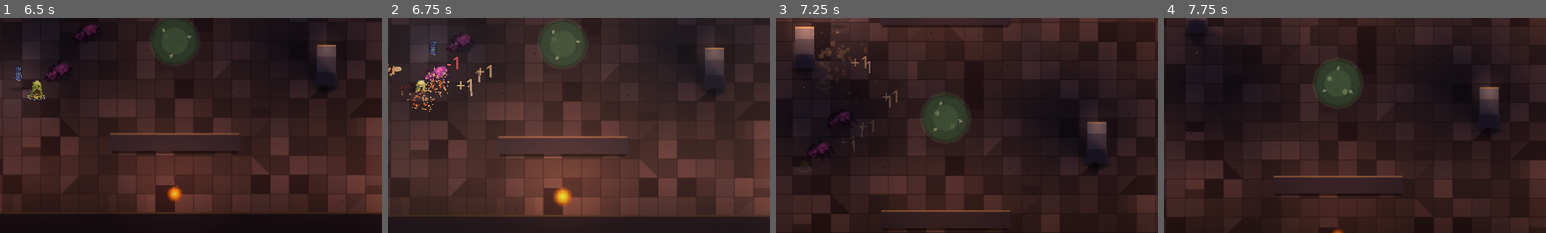
Above: before the commit, frames 1-4 (left to right).
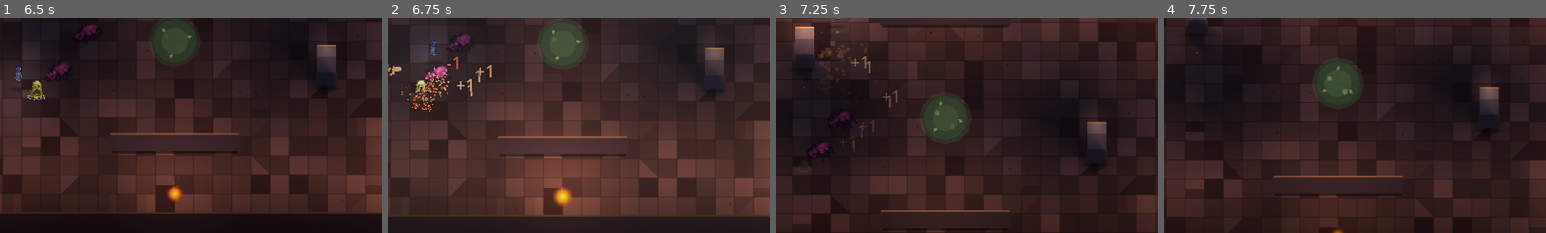
Above: after the commit, the same moments.

Repository: alitaghva1/ethera
Game: Godot game, scene res://scenes/main_menu.tscn
Same seed, same stepped clock (60 frames per second), same inputs: the game is played once before the commit and once after it.
Inputs (mouse positions are % of the whole screen's width and height, from its top left):
- Up to frame 1 (6.5 s): tap Enter at 0.5 s; move the mouse to (72, 45) at 0.52 s; press the mouse at (72, 45) at 0.53 s; hold D (move_right) 0.53-1.25 s; release the mouse at (72, 45) at 1.25 s; drag from (30, 55) to (15, 22) at 1.27 s; move the mouse to (60, 28) at 2.02 s; hold D (move_right) 2.03-2.75 s; tap Shift (dash_strike) at 2.1 s; drag from (45, 70) to (20, 35) at 2.77 s; move the mouse to (80, 65) at 3.52 s; hold A (move_left) 3.53-4.25 s; tap Q (shield) at 3.6 s; drag from (20, 35) to (56, 53) at 4.27 s; move the mouse to (55, 50) at 5.02 s; press the mouse at (55, 50) at 5.03 s; hold S (move_down) 5.03-5.75 s; release the mouse at (55, 50) at 5.75 s; drag from (35, 25) to (50, 35) at 5.77 s
- Up to frame 2 (6.75 s): move the mouse to (72, 45) at 6.52 s; hold W (move_up) from 6.53 s (still down); tap Shift (dash_strike) at 6.6 s
- Up to frame 3 (7.25 s): keep holding W (move_up)
- Up to frame 4 (7.75 s): release W (move_up) at 7.25 s; drag from (30, 55) to (16, 36) at 7.27 s
The pictures show only the part of the screen within x 27-77%, y 40-90%; the shares and areas given below are measured in that part.

Frame 1 is identical in both runs. In frame 2, 0.2% of the frame differs, in the area x 6-16%, y 25-43%; in frame 3, less than 0.1%; in frame 4, nothing differs.

Commit message:
feat(godot iter-141): kill-burst polish — controlled chunkiness on enemy death
Pre-iter-141 every enemy death routed identically:
  enemy._die() → Events.enemy_died.emit(pos)
  fx._on_enemy_died(pos) → _shake(6.0, 0.12) + _spawn(DEATH_BURST_SCENE)
A 1-HP slime and a boss popped with the same 16-particle red-ember
spray and the same shake. In a 4-enemy clear that's uniform mush —
the player can't tell what they just killed without looking.

Iter-141 adds `FX.spawn_enemy_kill_burst(pos, scale_factor, is_heavy)`
called directly from enemy._die() with the enemy's sprite_scale and
a heavy-kill flag (`is_boss or max_hp >= 8`):

  • scale_factor clamped to 0.85..1.4 — trash mobs pop a hair smaller
    than baseline; bosses pop noticeably larger; max-scale bosses
    don't eat the screen.
  • Heavy kills get +50% shake (9.0/0.16 vs 6.0/0.12) and 3 white
    HDR sparks (Color(1.4, 1.35, 1.05, 1.0)) within an 8 px radius
    at the burst origin — a momentary white "ka-POP" core that lands
    BEFORE the falling red embers. That white-flash beat is what
    makes elite/boss deaths read fundamentally different from a
    chip kill in genre peers (Hades especially).
  • Baseline burst tune: amount 16 → 20, scale 2-3 → 2.2-3.4,
    velocity_max 160 → 180. Even normal kills feel a hair chunkier;
    compounds with the per-spawn scale factor.

Signal-architecture choice: the existing Events.enemy_died has 4
subscribers (audio, fx, hero relic logic, screen_flash). Three of
them don't care about sprite_scale. Rather than widen the signal
arity and force all subscribers to update, enemy.gd now ALSO makes a
direct FX.spawn_enemy_kill_burst call after the emit. fx._on_enemy_died
becomes a stub (kept so the connect still binds) — its visual work
moved to the new method.

Co-Authored-By: Claude Opus 4.7 (1M context) <noreply@anthropic.com>

Diff:
--- a/slime-depths-godot/scenes/fx/death_burst.tscn
+++ b/slime-depths-godot/scenes/fx/death_burst.tscn
@@ -15,8 +15,15 @@
 ; Larger amount + gravity for the falling-ember beat. Higher speed
 ; range so the burst has visual texture (some particles fast, some
 ; slow). No damping — gravity does the deceleration work.
+;
+; iter-141 — slightly chunkier baseline: amount 16 → 20, scale 2-3 →
+; 2.2-3.4, initial_velocity_max 160 → 180. Compounds with the per-
+; spawn scale factor from FX.spawn_enemy_kill_burst (clamped 0.85–1.4)
+; so a normal trash mob pops a hair more substantial than before AND
+; a boss pops noticeably bigger than that. Lifetime stays 0.6s — the
+; bursts shouldn't linger in a wave-clear room.
 [node name="CPUParticles2D" type="CPUParticles2D" parent="."]
-amount = 16
+amount = 20
 lifetime = 0.6
 one_shot = true
 emitting = true
@@ -24,7 +31,7 @@
 spread = 180.0
 gravity = Vector2(0, 200)
 initial_velocity_min = 60.0
-initial_velocity_max = 160.0
-scale_amount_min = 2.0
-scale_amount_max = 3.0
+initial_velocity_max = 180.0
+scale_amount_min = 2.2
+scale_amount_max = 3.4
 color_ramp = SubResource("death_grad")
--- a/slime-depths-godot/scripts/enemy.gd
+++ b/slime-depths-godot/scripts/enemy.gd
@@ -1900,6 +1900,20 @@
 				_hero.take_damage(ELITE_EMBER_DAMAGE, global_position)
 	died_at.emit(global_position)
 	Events.enemy_died.emit(global_position)
+	# iter-141 — direct call into FX with size + heavy info. The
+	# generic enemy_died signal can't carry these (it has 4 subscribers,
+	# three of which are gameplay logic that don't care about
+	# sprite_scale), so VFX gets its own explicit call. Heavy = boss or
+	# any enemy with max_hp ≥ 8 (covers elites + chunkier mobs). The
+	# burst's chunkiness scales with sprite_scale so a 1-HP slime pops
+	# modest while a boss pops big — consistent grammar instead of a
+	# 16-particle uniform blip on every death.
+	var s_factor: float = 1.0
+	var is_heavy_kill: bool = false
+	if enemy_type != null:
+		s_factor = enemy_type.sprite_scale
+		is_heavy_kill = enemy_type.is_boss or enemy_type.max_hp >= 8
+	FX.spawn_enemy_kill_burst(global_position, s_factor, is_heavy_kill)
 
 # ── Behavior: glyph_warden ────────────────────────────────────────────
 # Iter 72 — conjurer / trap-layer. Kites the hero at WARDEN_KEEP_DIST
--- a/slime-depths-godot/scripts/fx.gd
+++ b/slime-depths-godot/scripts/fx.gd
@@ -166,8 +166,59 @@
 	_spawn(HIT_SPARK_SCENE, world_pos)
 
 func _on_enemy_died(world_pos: Vector2) -> void:
-	_shake(6.0, 0.12)
-	_spawn(DEATH_BURST_SCENE, world_pos)
+	# iter-141: the burst spawn + shake moved to spawn_enemy_kill_burst,
+	# which enemy.gd calls directly with size + heavy-kill info. Without
+	# that data the burst was uniform — a 1-HP slime popped identically
+	# to a boss. Keeping this stub so the existing `Events.enemy_died`
+	# connection still binds (other autoloads / future audio polish may
+	# care about the position alone), but the visual work happens in the
+	# new path.
+	pass
+
+# iter-141 — Hades/Isaac-tier kill burst. enemy.gd calls this directly
+# at death-emit time with the enemy's sprite_scale and an is_heavy flag
+# (boss or max_hp >= 8). The burst's visual chunkiness scales with the
+# enemy's size, so trash mobs pop modest while bosses pop big — the
+# combat scene has consistent grammar instead of a 16-particle uniform
+# blip regardless of what just died.
+#
+# scale_factor    enemy_type.sprite_scale (clamped 0.85..1.4 — bounded
+#                 so a max-scale boss doesn't dominate the screen and a
+#                 min-scale enemy still reads chunky)
+# is_heavy        if true: shake amp/time goes 6.0/0.12 → 9.0/0.16, plus
+#                 3 white "flash core" sparks land at small radius
+#                 BEFORE the falling red embers — that white-flash beat
+#                 is what makes boss/elite kills FEEL fundamentally
+#                 different from a chip kill in Hades / Isaac
+func spawn_enemy_kill_burst(world_pos: Vector2, scale_factor: float, is_heavy: bool) -> void:
+	var clamped: float = clampf(scale_factor, 0.85, 1.4)
+	# Spawn the burst scene; we need to set scale on the instance, so we
+	# inline the spawn (vs _spawn helper that just spawns + positions).
+	var scene := get_tree().current_scene
+	if scene != null:
+		var burst: Node2D = DEATH_BURST_SCENE.instantiate() as Node2D
+		if burst != null:
+			burst.global_position = world_pos
+			burst.scale = Vector2(clamped, clamped)
+			scene.add_child(burst)
+	# Heavy kills: white flash-core layer + heavier shake. The 3 sparks
+	# land within an 8 px radius so they read as a single bright pulse,
+	# not as a second ring (the iter-138 crit splash IS a ring; we don't
+	# want death bursts to mimic crit splashes — they live in different
+	# beats).
+	if is_heavy:
+		_shake(9.0, 0.16)
+		if scene != null:
+			for i in range(3):
+				var ang: float = randf() * TAU
+				var r: float = randf() * 8.0
+				var s: Node2D = HIT_SPARK_SCENE.instantiate() as Node2D
+				if s != null:
+					s.global_position = world_pos + Vector2(cos(ang), sin(ang)) * r
+					s.modulate = Color(1.4, 1.35, 1.05, 1.0)  # HDR white core
+					scene.add_child(s)
+	else:
+		_shake(6.0, 0.12)
 
 func _on_pickup_claimed(world_pos: Vector2, _name: String) -> void:
 	# Reuse hit-spark gold for now — a dedicated pickup burst can land
--- /dev/null
+++ b/slime-depths-godot/tests/test_iter141.gd
@@ -0,0 +1,130 @@
+extends SceneTree
+
+# Iter 141 — Kill-burst polish: controlled chunkiness on enemy death.
+#
+# Pre-iter-141 every enemy death routed through:
+#   enemy._die() → Events.enemy_died.emit(pos)
+#   fx._on_enemy_died(pos) → shake(6.0, 0.12) + spawn(DEATH_BURST_SCENE)
+# That fired identical visuals for every enemy — a 1-HP slime and a
+# boss popped with the same 16-particle red-ember spray and the same
+# camera shake. In a 4-enemy room clear that's a uniform blur of
+# generic puffs.
+#
+# Hades / Isaac scale kill bursts by enemy size + significance: trash
+# pops are restrained, elite/boss kills get a white flash core + more
+# screen-shake + a larger burst. The visual grammar tells the player
+# "that mattered" without text.
+#
+# Iter-141 architecture:
+#
+#   • New FX.spawn_enemy_kill_burst(pos, scale_factor, is_heavy) method
+#     - clamps scale_factor to 0.85..1.4 (so a max-scale boss can't
+#       eat the screen and a min-scale slime still reads chunky)
+#     - spawns DEATH_BURST_SCENE, sets the instance scale to clamped
+#     - is_heavy = true: 9.0/0.16 shake + 3 white "flash core" sparks
+#       in an 8 px radius at the burst origin (HDR-white modulate so
+#       it pulses on bright floors). Reads as "ka-POP" instead of
+#       "puff."
+#     - is_heavy = false: 6.0/0.12 shake (existing baseline) + just
+#       the size-scaled burst
+#
+#   • enemy.gd._die() calls FX.spawn_enemy_kill_burst directly with
+#     enemy_type.sprite_scale + (is_boss or max_hp >= 8). Bypasses the
+#     Events.enemy_died signal so the existing 4 subscribers don't need
+#     widened arity (3 of them are gameplay logic that doesn't care
+#     about sprite_scale anyway).
+#
+#   • fx._on_enemy_died becomes a stub — the VFX work moved to
+#     spawn_enemy_kill_burst. Kept as a no-op so the existing connect
+#     still binds.
+#
+#   • Baseline burst tuning: amount 16 → 20, scale 2-3 → 2.2-3.4,
+#     velocity_max 160 → 180. A hair chunkier even on normal kills;
+#     compounds with the per-spawn scale factor.
+func _initialize() -> void:
+	var ok := true
+
+	var fx_gd     := FileAccess.get_file_as_string("res://scripts/fx.gd")
+	var enemy_gd  := FileAccess.get_file_as_string("res://scripts/enemy.gd")
+	var burst_tscn := FileAccess.get_file_as_string("res://scenes/fx/death_burst.tscn")
+
+	# ═══ FX.spawn_enemy_kill_burst exists with the right shape ═══
+	if "func spawn_enemy_kill_burst(world_pos: Vector2, scale_factor: float, is_heavy: bool)" not in fx_gd:
+		push_error("FAIL: fx.gd missing spawn_enemy_kill_burst(world_pos, scale_factor, is_heavy)")
+		ok = false
+	# Clamp range present
+	if "clampf(scale_factor, 0.85, 1.4)" not in fx_gd:
+		push_error("FAIL: spawn_enemy_kill_burst should clamp scale_factor to 0.85..1.4")
+		ok = false
+	# Heavy-kill branch shakes harder
+	if "_shake(9.0, 0.16)" not in fx_gd:
+		push_error("FAIL: heavy kill should shake 9.0/0.16 (was 6.0/0.12 uniform)")
+		ok = false
+	# Heavy-kill branch spawns 3 white-core sparks
+	if "for i in range(3):" not in fx_gd:
+		push_error("FAIL: heavy kill should spawn 3 white-core sparks")
+		ok = false
+	if "Color(1.4, 1.35, 1.05, 1.0)" not in fx_gd:
+		push_error("FAIL: white-core sparks should use HDR white Color(1.4, 1.35, 1.05, 1.0)")
+		ok = false
+	# Normal-kill branch keeps the legacy shake
+	if "_shake(6.0, 0.12)" not in fx_gd:
+		push_error("FAIL: normal kill should still shake 6.0/0.12 baseline")
+		ok = false
+
+	# ═══ _on_enemy_died no longer spawns the burst (moved to direct call) ═══
+	# The function still exists (existing connect) but is now a stub.
+	# Look for an explicit `pass` after a comment block; we don't want
+	# the old `_spawn(DEATH_BURST_SCENE, world_pos)` line in this handler.
+	# Note: spawn_enemy_kill_burst DOES contain DEATH_BURST_SCENE — so we
+	# specifically check the _on_enemy_died function body, not the file.
+	var died_func_idx: int = fx_gd.find("func _on_enemy_died(world_pos: Vector2)")
+	if died_func_idx < 0:
+		push_error("FAIL: _on_enemy_died handler should still exist (kept for the connect)")
+		ok = false
+	else:
+		# Read until the next `func ` declaration to bound the body
+		var next_func_idx: int = fx_gd.find("\nfunc ", died_func_idx + 1)
+		if next_func_idx < 0:
+			next_func_idx = fx_gd.length()
+		var body: String = fx_gd.substr(died_func_idx, next_func_idx - died_func_idx)
+		if "_spawn(DEATH_BURST_SCENE" in body:
+			push_error("FAIL: _on_enemy_died still spawns DEATH_BURST_SCENE — should have moved to spawn_enemy_kill_burst")
+			ok = false
+		if "_shake(6.0, 0.12)" in body:
+			push_error("FAIL: _on_enemy_died still shakes 6.0/0.12 — should have moved to spawn_enemy_kill_burst")
+			ok = false
+
+	# ═══ enemy.gd._die calls FX.spawn_enemy_kill_burst ═══
+	if "FX.spawn_enemy_kill_burst(global_position, s_factor, is_heavy_kill)" not in enemy_gd:
+		push_error("FAIL: enemy._die should call FX.spawn_enemy_kill_burst with (pos, s_factor, is_heavy_kill)")
+		ok = false
+	# Heavy gate logic present
+	if "enemy_type.is_boss or enemy_type.max_hp >= 8" not in enemy_gd:
+		push_error("FAIL: is_heavy_kill should be (is_boss or max_hp >= 8)")
+		ok = false
+
+	# ═══ death_burst.tscn baseline tune ═══
+	if "amount = 20" not in burst_tscn:
+		push_error("FAIL: death_burst amount should be 20 (was 16)")
+		ok = false
+	if "scale_amount_min = 2.2" not in burst_tscn:
+		push_error("FAIL: death_burst scale_amount_min should be 2.2 (was 2.0)")
+		ok = false
+	if "scale_amount_max = 3.4" not in burst_tscn:
+		push_error("FAIL: death_burst scale_amount_max should be 3.4 (was 3.0)")
+		ok = false
+	if "initial_velocity_max = 180.0" not in burst_tscn:
+		push_error("FAIL: death_burst initial_velocity_max should be 180 (was 160)")
+		ok = false
+	# Old values must be gone
+	if "amount = 16" in burst_tscn:
+		push_error("FAIL: leftover amount = 16 in death_burst.tscn")
+		ok = false
+
+	if ok:
+		print("OK kill-burst: scaled to enemy size, heavy kills get white-core flash + 9.0/0.16 shake")
+		print("=== ITER 141 INTEGRATION PASSED ===")
+	else:
+		print("=== ITER 141 INTEGRATION FAILED ===")
+	quit(0 if ok else 1)
